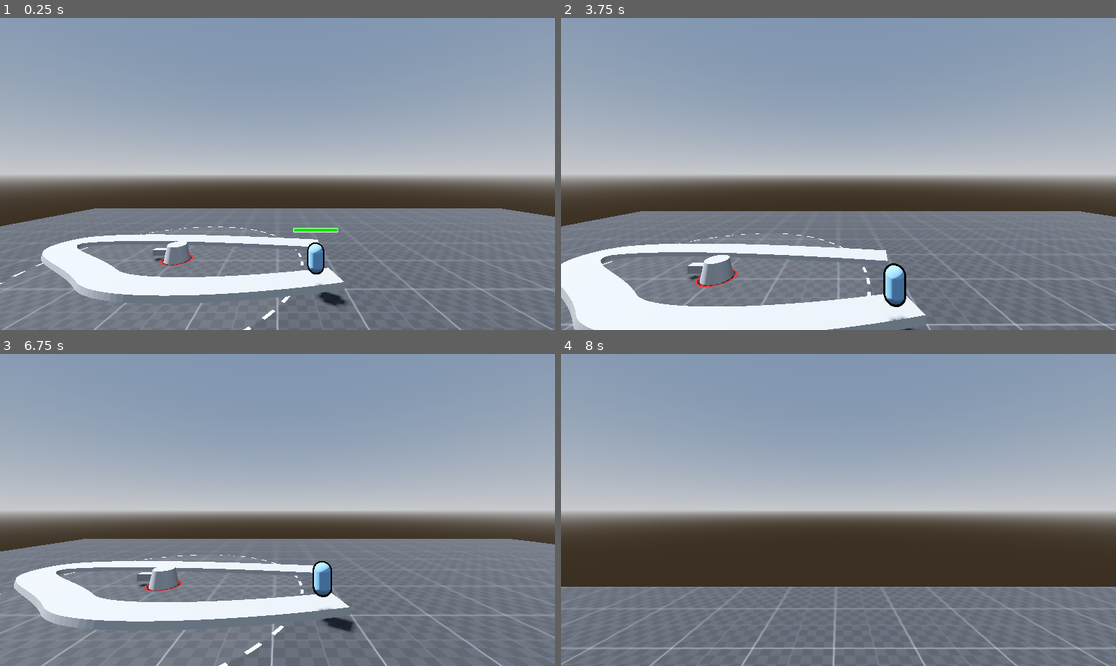
Above: before the commit, frames 1-4 (two rows, left to right).
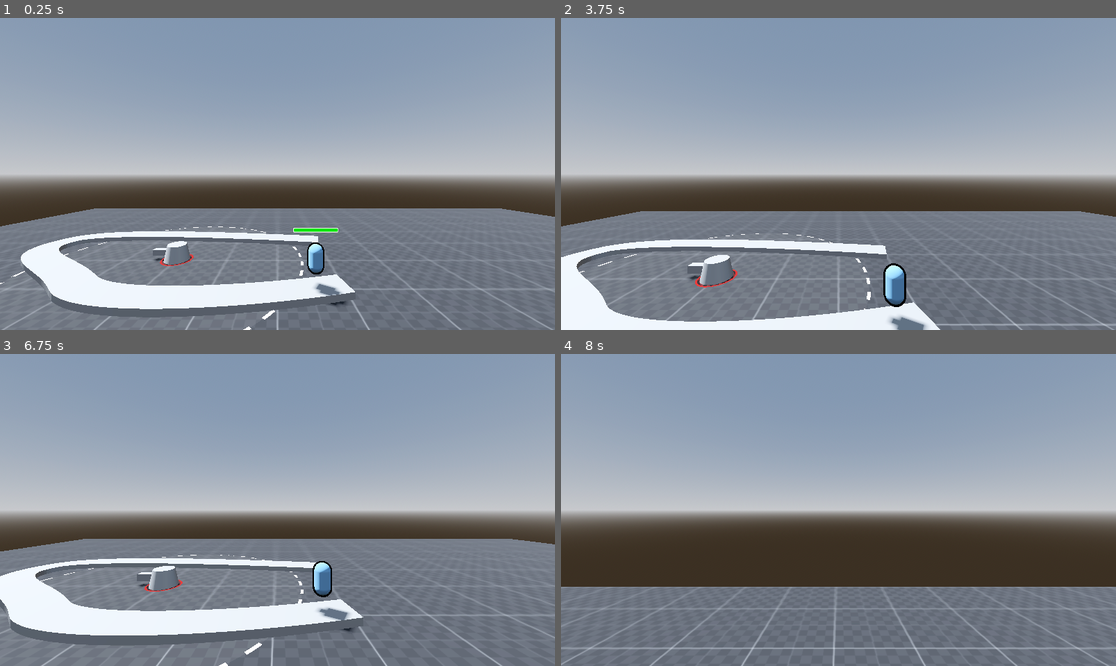
Above: after the commit, the same moments.

Repository: Acux-Dev/tdmonsters
Game: Godot game, scene res://Scenes/Terrain/testTerrain.tscn
The game is run twice, just before and just after one commit, with the same random seed, the same clock (stepped at 60 frames per second) and the same inputs. The project has no main scene, so this scene is started directly.
Inputs (mouse positions are in pixels of both pictures, inside the frame that each line leads up to):
- Up to frame 1 (0.25 s): no input
- Up to frame 2 (3.75 s): tap Enter (ui_accept) at 0.5, 0.77, 1.52, 2.75, 3.02 s; move the mouse to (866, 174) at 0.52 s; press the mouse at (866, 174) at 0.53 s; hold W (forward) from 0.53 s (still down); move the mouse to (810, 174) at 1.27 s; release the mouse at (810, 174) at 1.28 s; tap Ctrl (crouch) at 1.35 s; move the mouse to (849, 167) at 2.02 s; hold Alt (free_look) 2.03-2.78 s; move the mouse to (832, 180) at 2.77 s; tap Shift (sprint) at 2.85 s; click (832, 180) at 2.92 s; tap F1 (debug_reset) at 3.5 s; move the mouse to (877, 177) at 3.52 s; tap O at 3.6 s
- Up to frame 3 (6.75 s): tap Enter (ui_accept) at 3.77, 4.52, 5.75, 6.02 s; move the mouse to (233, 506) at 4.27 s; tap U at 4.35 s; move the mouse to (283, 510) at 5.02 s; tap Tab at 5.1 s; click (283, 510) at 5.17 s; move the mouse to (255, 503) at 5.77 s; release W (forward) at 5.78 s; hold D (right) 5.78-6.53 s; click (255, 503) at 5.85 s; tap F1 (debug_reset) at 6.5 s; move the mouse to (305, 510) at 6.52 s; hold W (forward) from 6.53 s (still down); hold Ctrl (crouch) from 6.53 s (still down)
- Up to frame 4 (8 s): keep holding W (forward); tap Enter (ui_accept) at 6.77, 7.52 s; move the mouse to (810, 510) at 7.27 s; release Ctrl (crouch) at 7.28 s; tap Alt (free_look) at 7.35 s; click (810, 510) at 7.42 s

The runs differ from the first frame. In frame 1, 6.5% of the frame differs, in the area x 3-64%, y 68-96%; in frame 2, 5.8%; in frame 3, 7.6%, in the area x 0-66%, y 65-94%; in frame 4, nothing differs.

Commit message:
fix terrain path offset

Diff:
--- a/Scenes/Terrain/testTerrain.tscn
+++ b/Scenes/Terrain/testTerrain.tscn
@@ -70,7 +70,7 @@
 
 [node name="CSGPolygon3D" type="CSGPolygon3D" parent="EnemyPath"]
 transform = Transform3D(1, 0, 0, 0, 1, 0, 0, 0, 1, 0, -0.5, 0)
-polygon = PackedVector2Array(0, 0, 0.0220504, 0.094678, 0.521743, 0.0841184, 0.535185, 0.00596911)
+polygon = PackedVector2Array(-0.25, 0, -0.25, 0.1, 0.25, 0.1, 0.25, 0.006)
 mode = 2
 path_node = NodePath("..")
 path_interval_type = 0
